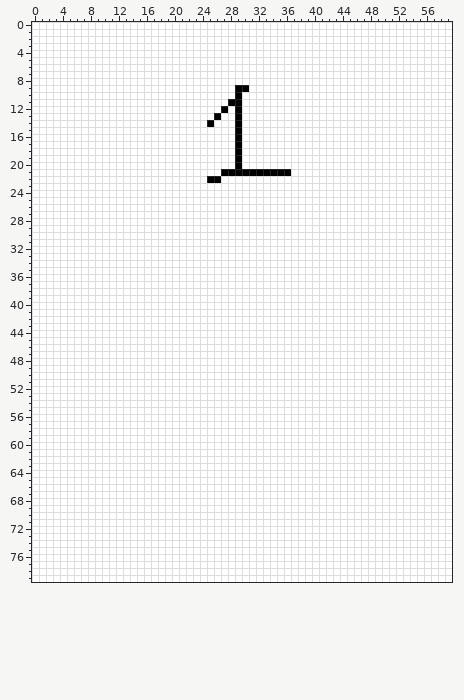
A sprite sheet gets an edit: Cliente/Cards/Card1.png. That is the earlier state.
The file is 60x80 pixels.
After the commit:
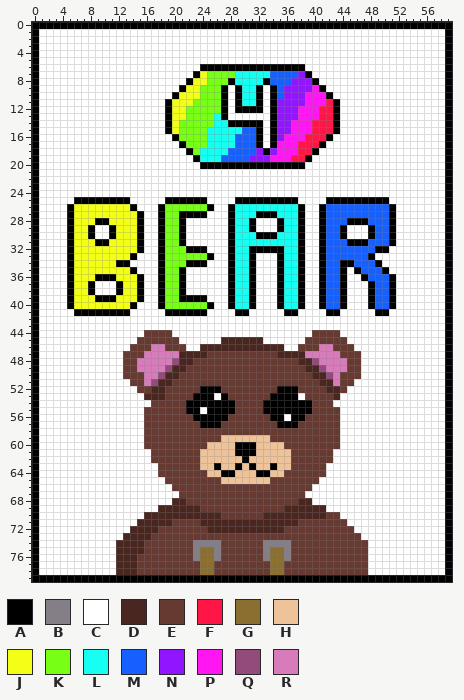
Palette (. is transparent): A #000000  B #847e87  C #ffffff  D #492620  E #663931  F #ff1647  G #8a6f30  H #eec39a  J #f3ff16  K #78ff16  L #16fff3  M #1660ff  N #9116ff  P #ff16f3  Q #934b7c  R #d77bba
Commit: Added last needed cards for the game
The exact change:
Changed rows in their new state; - is an unchanged pixel.
first column x 0:
 0 AAAAAAAAAAAAAAAAAAAAAAAAAAAAAAAAAAAAAAAAAAAAAAAAAAAAAAAAAAAA
 1 A----------------------------------------------------------A
 2 A----------------------------------------------------------A
 3 A----------------------------------------------------------A
 4 A----------------------------------------------------------A
 5 A----------------------------------------------------------A
 6 A-----------------------AAAAAAAAAAAAAAA--------------------A
 7 A----------------------AJKKKKLLLLLMMMMNA-------------------A
 8 A---------------------AJJKKKALLLLAMMMNNNA------------------A
 9 A--------------------AJJKKKA--LLA-AMNNNNPA-----------------A
10 A-------------------AJJJKKKA--LLA-AMNNNPPPA----------------A
11 A------------------AJJJKKKKAC-LLA-ANNNNPPPFA---------------A
12 A------------------AJJKKKKK---AAA-ANNNPPPFFA---------------A
13 A------------------AJJKKKKLA-C----ANNNPPPFFA---------------A
14 A------------------AJKKKKKLLA-AAA-ANNPPPFFFA---------------A
15 A------------------AJKKKKLLLLLMMA-ANNPPPFFFA---------------A
16 A-------------------AKKKKLLLLMMMA-ANPPPFFFA----------------A
17 A--------------------AKKKLLLLMMMA-APPPFFFA-----------------A
18 A---------------------AKLLLLMMMMNANPPPFFA------------------A
19 A----------------------ALLLMMMMNNNPPPFFA-------------------A
20 A-----------------------AAAAA-AAAAAAAAA--------------------A
21 A--------------------------CCCCCCCCCC----------------------A
22 A------------------------CC--------------------------------A
23 A----------------------------------------------------------A
24 A----------------------------------------------------------A
25 A-----AAAAAAAA-----AAAAAA----AAAAAAAAA----AAAAAAAAA--------A
26 A----AJJJJJJJJA---AKKKKKKA--ALLLLLLLLLA--AMMMMMMMMMA-------A
27 A----AJJJJJJJJJA--AKKAAAA---ALLLAAALLLA--AMMMMMMMMMA-------A
28 A----AJJJAAJJJJA--AKKA------ALLA---ALLA--AMMMAAAMMMA-------A
29 A----AJJA--AJJJA--AKKA------ALLA---ALLA--AMMA---AMMA-------A
30 A----AJJA--AJJJA--AKKA------ALLLAAALLLA--AMMA---AMMA-------A
31 A----AJJJAAJJJJA--AKKA------ALLLLLLLLLA--AMMMAAAMMMA-------A
32 A----AJJJJJJJJJA--AKKKAAA---ALLAAAAALLA--AMMMMMMMAA--------A
33 A----AJJJJJJJJA---AKKKKKKA--ALLA---ALLA--AMMMMMMA----------A
34 A----AJJJJJJAA----AKKKAAA---ALLA---ALLA--AMMAAMMMA---------A
35 A----AJJJJJJJJA---AKKA------ALLA---ALLA--AMMA-AMMMA--------A
36 A----AJJJAAAJJJA--AKKA------ALLA---ALLA--AMMA--AMMMA-------A
37 A----AJJA---AJJA--AKKA------ALLA---ALLA--AMMA---AMMA-------A
38 A----AJJA---AJJA--AKKA------ALLA---ALLA--AMMA---AMMA-------A
39 A----AJJJAAAJJJA--AKKAAAA---ALLA---ALLA--AMMA---AMMA-------A
40 A----AJJJJJJJJA---AKKKKKKA--ALLA---ALLA--AMMA---AMMA-------A
41 A-----AAAAAAAA-----AAAAAA----AA-----AA----AA-----AA--------A
42 A----------------------------------------------------------A
43 A----------------------------------------------------------A
44 A---------------EEEE--------------------EEEE---------------A
45 A--------------EEEEEE------DDDDDD------EEEEEE--------------A
46 A-------------EEERREEE--DDDDDDDDDDDD--EEERREEE-------------A
47 A------------EEERRRRRDDDDEEEEEEEEEEDDDDRRRRREEE------------A
48 A------------EERRRRRQDDEEEEEEEEEEEEEEEDDQRRRREE------------A
49 A------------EERRRRQDDEEEEEEEEEEEEEEEEEDDQRRREE------------A
50 A------------EEERRQDDEEEEEEEEEEEEEEEEEEEDDQREEE------------A
51 A-------------EERQDDEEEEEEEEEEEEEEEEEEEEEDDREE-------------A
52 A--------------EEDDEEEEEAAAEEEEEEEEAAAEEEEDDE--------------A
53 A---------------DDDEEEEAAA-AEEEEEEAAAA-EEEED---------------A
54 A----------------EEEEEAAAAAAAEEEEAAAAAAAEEE----------------A
55 A---------------EEEEEEAA-AAAAEEEEAAAAAAAEEEE---------------A
56 A---------------EEEEEEEAAAAAEEEEEEAA-AAEEEEE---------------A
57 A---------------EEEEEEEEAAAEEEEEEEEAAAEEEEEE---------------A
58 A---------------EEEEEEEEEEEEEEEEEEEEEEEEEEEE---------------A
59 A---------------EEEEEEEEEEEHHHHHHHEEEEEEEEEE---------------A
60 A---------------EEEEEEEEEHHHHAAAHHHHEEEEEEEE---------------A
61 A----------------EEEEEEEHHHHHAAAHHHHHEEEEEE----------------A
62 A----------------EEEEEEEHHHHHHAHHHHHHEEEEEE----------------A
63 A-----------------EEEEEEHHAHHAHAHHAHHEEEEE-----------------A
64 A-----------------EEEEEEEHHAAHHHAAHHEEEEEE-----------------A
65 A------------------EEEEEEEEHHHHHHHEEEEEEE------------------A
66 A-------------------EEEEEEEEEEEEEEEEEEEE-------------------A
67 A--------------------EEEEEEEEEEEEEEEEEE--------------------A
68 A-------------------DDEEEEEEEEEEEEEEEEDD-------------------A
69 A-----------------DDDDDDEEEEEEEEEEEEDDDDDD-----------------A
70 A---------------DDDDDDDDDDDEEEEEEDDDDDDDDDEE---------------A
71 A--------------DDDDDEEEEDDDDDDDDDDDDDDEEEEEEE--------------A
72 A-------------DDDDEEEEEEEDDDDDDDDDDDEEEEEEEEEE-------------A
73 A------------DDDDEEEEEEEEEEEEEEEEEEEEEEEEEEEEEE------------A
74 A-----------DDDDEEEEEEEBBBBEEEEEEBBBBEEEEEEEEEEE-----------A
75 A-----------DDDDEEEEEEEBGGBEEEEEEBGGBEEEEEEEEEEE-----------A
76 A-----------DDDEEEEEEEEBGGBEEEEEEBGGBEEEEEEEEEEE-----------A
77 A-----------DDDEEEEEEEEEGGEEEEEEEEGGEEEEEEEEEEEE-----------A
78 A-----------DDDEEEEEEEEEGGEEEEEEEEGGEEEEEEEEEEEE-----------A
79 AAAAAAAAAAAAAAAAAAAAAAAAAAAAAAAAAAAAAAAAAAAAAAAAAAAAAAAAAAAA
